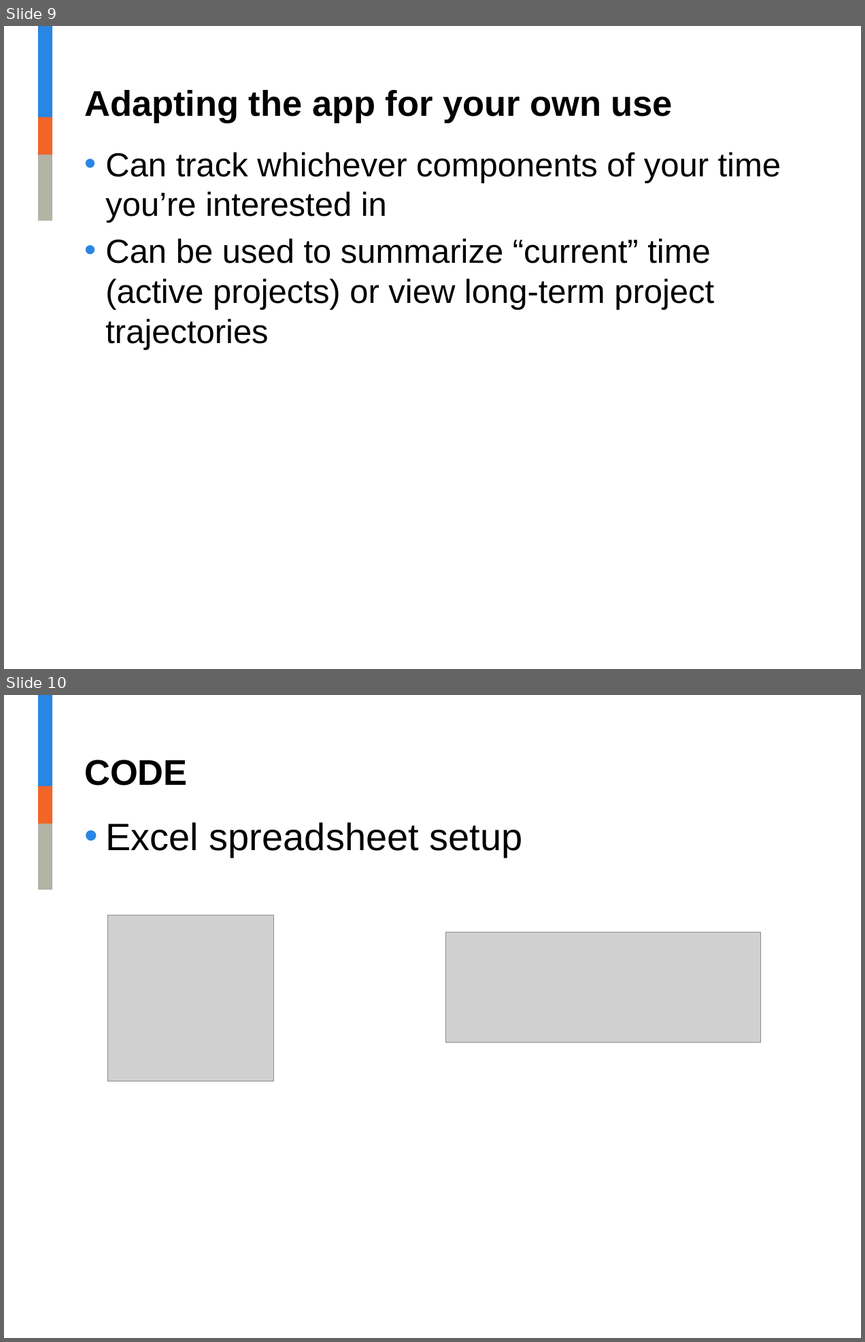
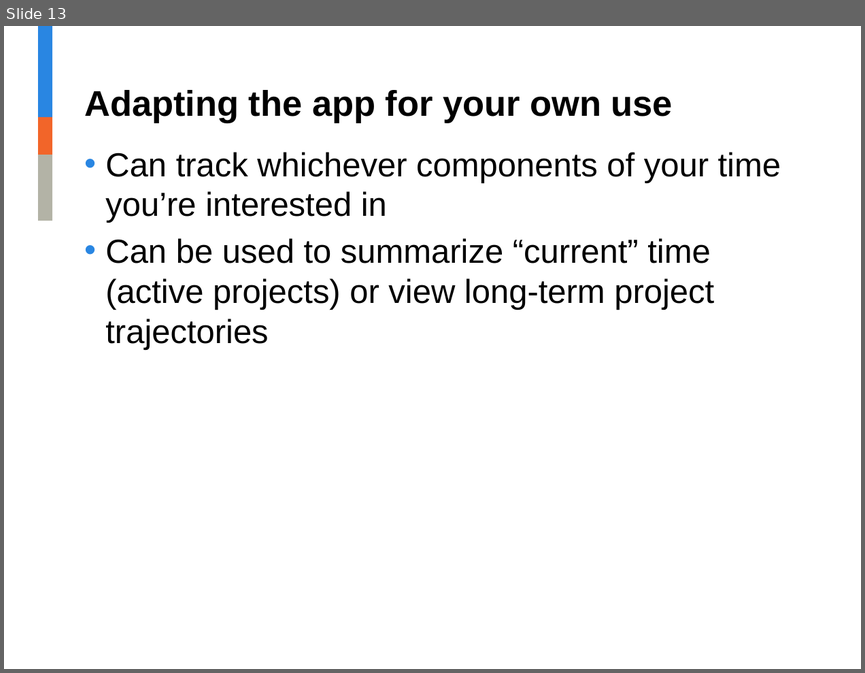
Before and after one commit to jalavery/timetrackR, a slide deck: Project management shiny app presentation.pptx. Shown one above the other, each under a label of ours: slides 9 and 10 before the commit, slide 13 after it. The pictures are 865x1342 and 865x673 pixels, drawn with LibreOffice and Linux fonts; fonts in the diff are those of the drawing; grey boxes stand for pictures; background and template pictures are left out. Boxes give left, top, right and bottom in pixels: in the first picture for what was removed or moved away, otherwise in the second. Text is boxed around its words. In the diff, an @@ line names an element or a change of style, - is before the commit and + after.

Commit message:
Remove filtering by PI, fix NA's on pie chart, fix 0 hours (fixed in Excel), change timeline to not be stratified by PI or project status

```diff
--- a/Project management shiny app presentation.pptx
+++ b/Project management shiny app presentation.pptx
@@ slide 10 removed at [4,695,861,1338], background #FFFFFF; not listed: 3 template elements that a slide beside it also shows @@
@@ title removed at [84,760,188,785] @@
-CODE
@@ text removed at [105,822,522,857] @@
-• Excel spreadsheet setup
@@ picture removed at [107,915,274,1081] @@
@@ picture removed at [446,932,761,1042] @@
@@ what was slide 9 is now slide 13 @@
```
Also in this commit, not shown: 6 slides changed, 3 slides added, 1 other slide removed, 4 other files.
